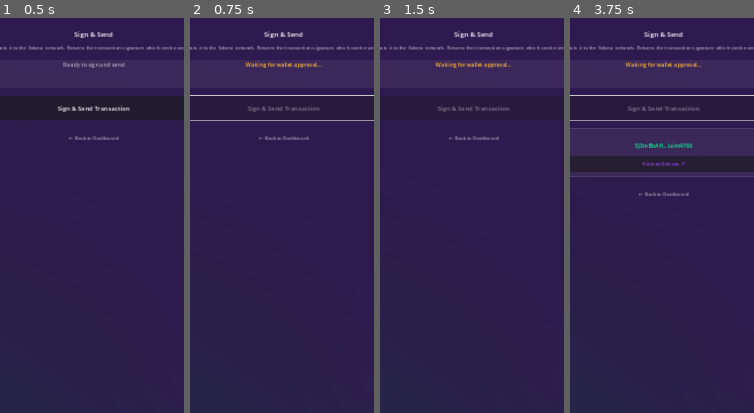
Above: before the commit, frames 1-4 (left to right).
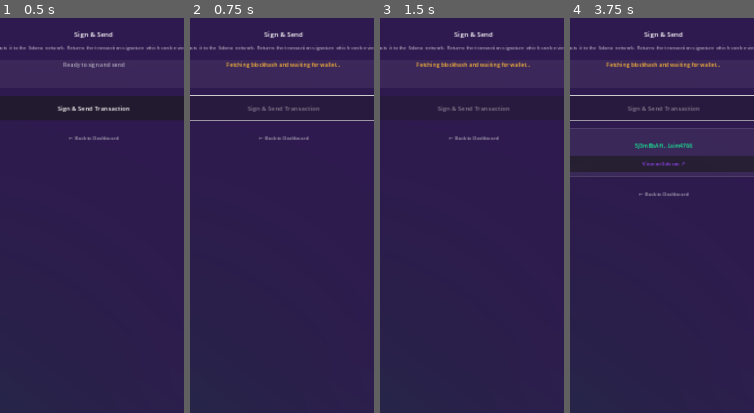
Above: after the commit, the same moments.

Repository: plinkdev1/invoke-solana-sdk
Game: Godot game, scene res://scenes/screens/SignAndSend.tscn
Same seed, same stepped clock (60 frames per second), same inputs: the game is played once before the commit and once after it. This scene is started directly instead of the project's main scene.
Inputs:
- Up to frame 1 (0.5 s): no input
- Up to frame 2 (0.75 s): click "Sign & Send Transaction" at 0.5 s
- Up to frame 3 (1.5 s): click "‹" at 1.25 s
- Up to frame 4 (3.75 s): click "View on Solscan ↗" at 2 s; click "‹" at 2.75 s; click "Sign & Send Transaction" at 3.5 s
The pictures show only the part of the screen within x 25-75%, y 0-50%; the shares and areas given below are measured in that part.

Frame 1 is identical in both runs. In frame 2, 0.5% of the frame differs, in the area x 19-82%, y 10-13%; in frame 3, 0.5%; in frame 4, 0.5%.

Commit message:
feat: real sign and send memo transaction with RPC blockhash

Diff:
--- a/example/invokequest/scenes/screens/SignAndSend.gd
+++ b/example/invokequest/scenes/screens/SignAndSend.gd
@@ -2,6 +2,12 @@
 extends Control
 
 const SOLSCAN_BASE := "https://solscan.io/tx/%s?cluster=devnet"
+const CONFIG_PATH := "user://invokequest_settings.cfg"
+const RPC_ENDPOINTS := [
+	"https://api.devnet.solana.com",
+	"https://api.testnet.solana.com",
+	"https://api.mainnet-beta.solana.com"
+]
 
 @onready var status_label: Label          = $Scroll/VBox/StatusCard/CardVBox/StatusLabel
 @onready var sig_label:    Label          = $Scroll/VBox/ResultCard/CardVBox/SigLabel
@@ -21,8 +27,18 @@
 		_mwa.transaction_sent.connect(_on_transaction_sent)
 		_mwa.mwa_error.connect(_on_mwa_error)
 
+func _get_rpc_url() -> String:
+	var config := ConfigFile.new()
+	config.load(CONFIG_PATH)
+	var override: String = config.get_value("settings", "rpc_override", "")
+	if override.strip_edges() != "":
+		return override.strip_edges()
+	var network_index: int = config.get_value("settings", "network", 0)
+	network_index = clamp(network_index, 0, RPC_ENDPOINTS.size() - 1)
+	return RPC_ENDPOINTS[network_index]
+
 func _on_sign_btn_pressed() -> void:
-	status_label.text = "Waiting for wallet approval..."
+	status_label.text = "Fetching blockhash and waiting for wallet..."
 	status_label.modulate = DesignTokens.COLOR_YELLOW
 	sign_btn.disabled = true
 	if _mwa == null:
@@ -30,10 +46,8 @@
 		var fake_sig := "5J3mBbAH6QkYLRFLsim" + str(Time.get_ticks_msec())
 		_show_result(fake_sig)
 		return
-	var dummy_tx := PackedByteArray()
-	dummy_tx.resize(32)
-	dummy_tx.fill(0)
-	_mwa.signAndSendTransactions([dummy_tx.hex_encode()])
+	var rpc_url := _get_rpc_url()
+	_mwa.signAndSendMemoTransaction("InvokeQuest memo tx", rpc_url)
 
 func _on_transaction_sent(signatures: Array) -> void:
 	var sig: String = str(signatures[0]) if signatures.size() > 0 else "no signature"
@@ -52,11 +66,11 @@
 	var display := sig
 	if sig.length() > 20:
 		display = sig.substr(0, 8) + "..." + sig.substr(sig.length() - 8)
-		sig_label.text = display
-		result_card.visible = true
-		result_card.modulate.a = 0.0
-		var t := create_tween()
-		t.tween_property(result_card, "modulate:a", 1.0, DesignTokens.ANIM_SLOW)
+	sig_label.text = display
+	result_card.visible = true
+	result_card.modulate.a = 0.0
+	var t := create_tween()
+	t.tween_property(result_card, "modulate:a", 1.0, DesignTokens.ANIM_SLOW)
 
 func _on_solscan_btn_pressed() -> void:
 	if _full_signature != "":
Not shown, changed: android/plugin/src/main/kotlin/com/invoke/mwa/MWABridge.kt
Not shown, changed: android/plugin/src/main/kotlin/com/invoke/mwa/MWAPlugin.kt
